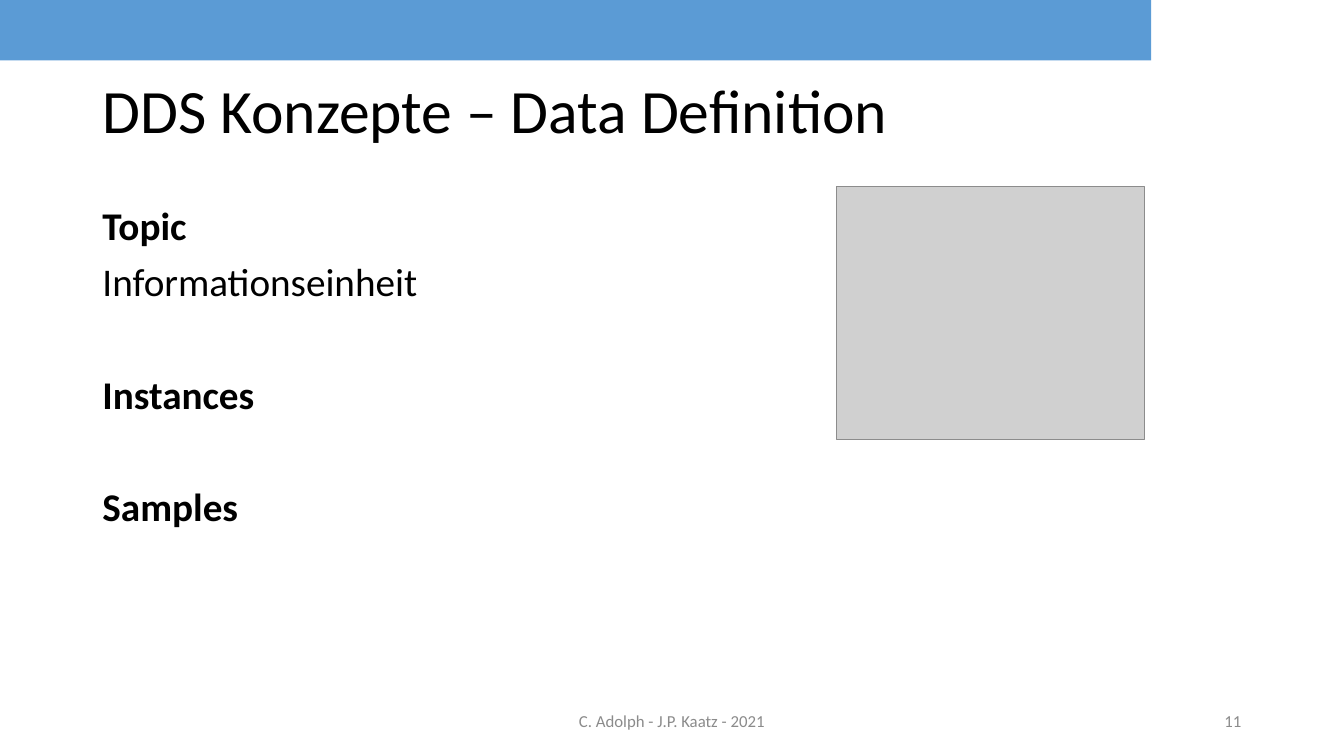
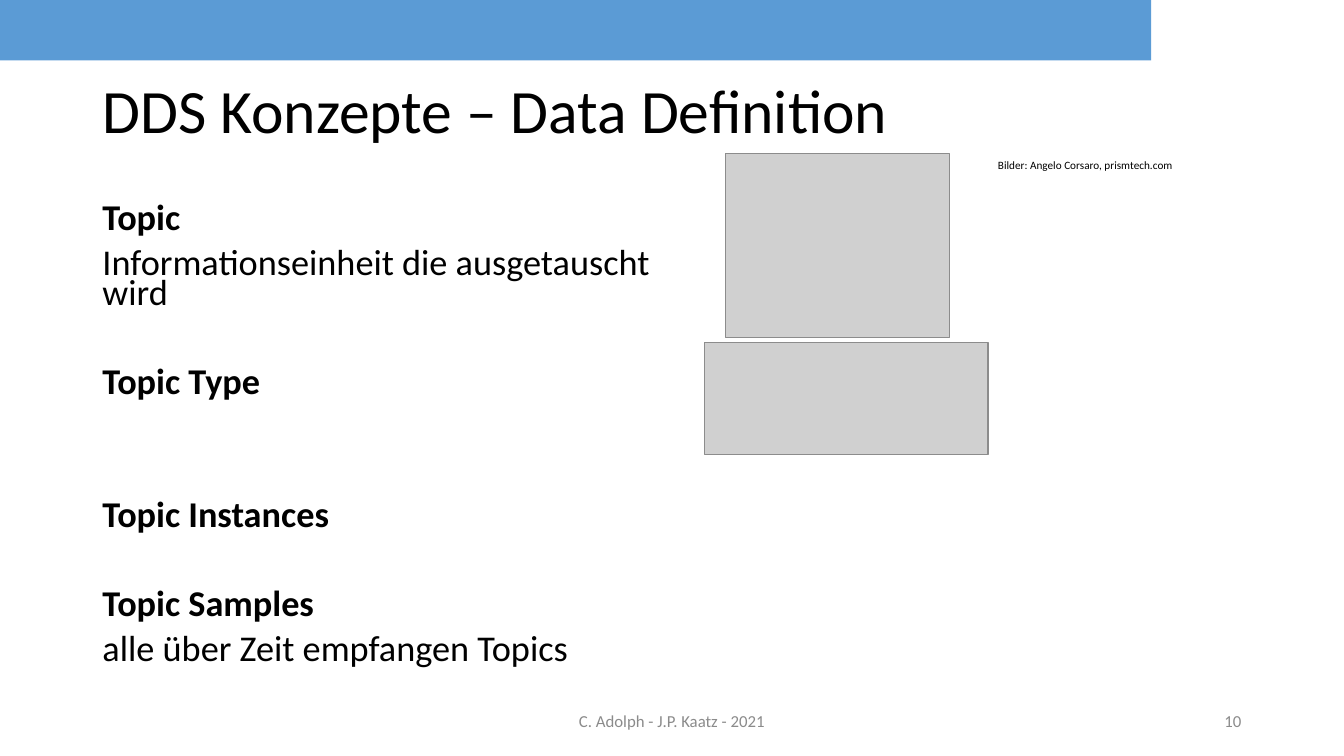
Before and after one commit to rocko/sisidm_sose2021, a slide deck: slide 10 of DDS_share_v477.pptx (slide 11 before the commit). Drawn at 1344x756 pixels with LibreOffice and Linux fonts; fonts in the diff are those of the drawing; grey boxes stand for pictures; background and template pictures are left out. Boxes give left, top, right and bottom in pixels: in the first picture for what was removed or moved away, otherwise in the second. Text is boxed around its words. In the diff, an @@ line names an element or a change of style, - is before the commit and + after.

```diff
--- a/DDS_share_v477.pptx
+++ b/DDS_share_v477.pptx
@@ picture added at [726,153,950,338] @@
@@ text added at [998,161,1172,171], 8 pt, text #000000 @@
+Bilder: Angelo Corsaro, prismtech.com
@@ text at [102,204,180,236]: size 28 to 25.9 pt in "Topic"; line spacing 0.9 to 0.7 @@
@@ picture removed at [837,187,1144,441] @@
@@ text at [102,249,650,668]: text changed; size 28 to 25.9 pt @@
-Informationseinheit
-Instances
-Samples
+Informationseinheit die ausgetauscht wird
+Topic Type
+Topic Instances
+Topic Samples
+alle über Zeit empfangen Topics
@@ picture added at [705,343,988,455] @@
@@ page number at [1224,716,1241,727]: text changed @@
-11
+10
```
Also in this commit, not shown: 6 other slides changed.
